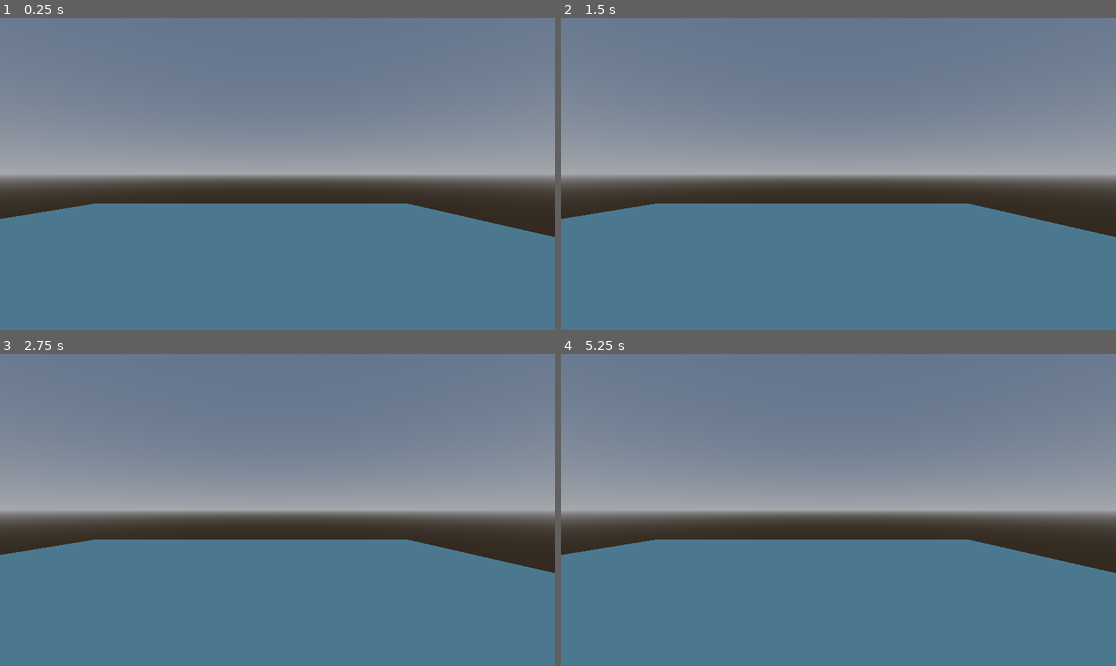
Above: before the commit, frames 1-4 (two rows, left to right).
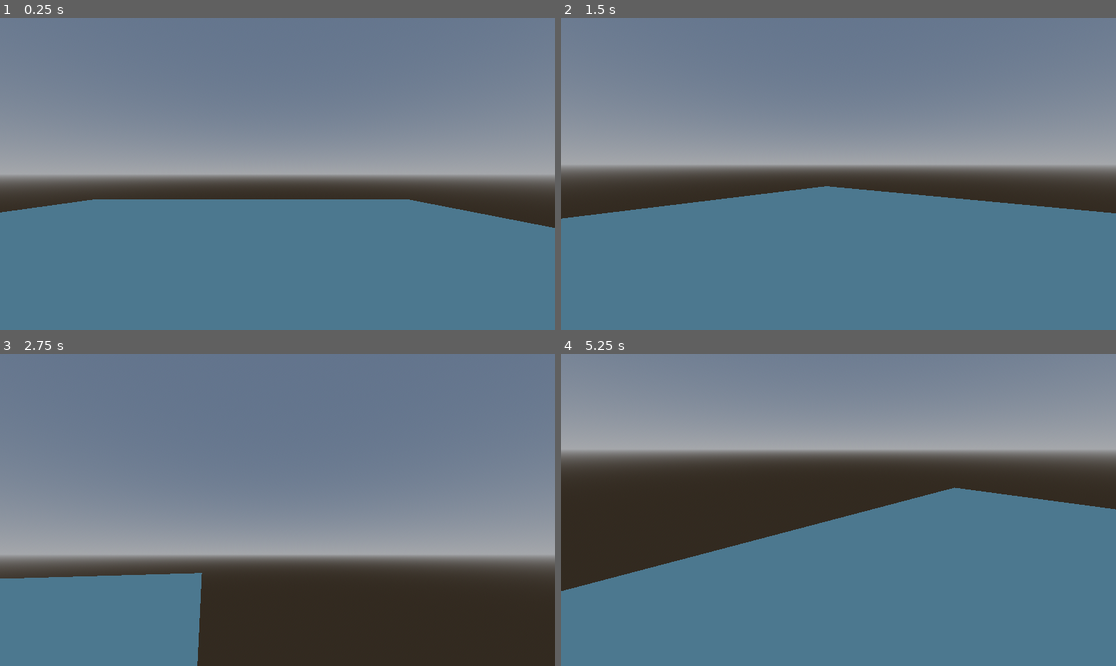
Above: after the commit, the same moments.

Repository: ThePeachyOne/GGJ2025
Game: Godot game, scene res://scenes/main.tscn
Two runs of this game, one before a commit and one after it. Both use one fixed random seed, a clock stepped at 60 frames per second and the inputs below.
Inputs (mouse positions are in pixels of both pictures, inside the frame that each line leads up to):
- Up to frame 1 (0.25 s): no input
- Up to frame 2 (1.5 s): tap Enter at 0.5 s; move the mouse to (960, 158) at 0.52 s; hold D (Walk_Right) 0.53-1.28 s; tap Space (Jump) at 0.77 s; move the mouse to (727, 189) at 1.27 s; hold S (Walk_Backwards) from 1.28 s (still down)
- Up to frame 3 (2.75 s): tap Space (Jump) at 1.52 s; move the mouse to (333, 441) at 2.02 s; release S (Walk_Backwards) at 2.03 s; hold D (Walk_Right) from 2.03 s (still down)
- Up to frame 4 (5.25 s): move the mouse to (810, 572) at 2.77 s; release D (Walk_Right) at 2.78 s; hold W (Walk_Forward) 2.78-3.53 s; tap Space (Jump) at 3.02, 3.77, 4.52 s; move the mouse to (1005, 556) at 3.52 s; hold A (Walk_Left) 3.53-5.03 s; tap Escape (Escape) at 4.15 s; move the mouse to (672, 463) at 4.27 s; move the mouse to (866, 510) at 5.02 s; hold S (Walk_Backwards) from 5.03 s (still down)

The runs differ from the first frame. In frame 1, 1.6% of the frame differs, in the area x 0-100%, y 58-71%; in frame 2, 9.0%; in frame 3, 46%, in the area x 0-100%, y 40-100%; in frame 4, 43%.
Error before the commit: Parse Error: Expected indented block after "if" block. (res://scripts/player.gd:59)

Commit message:
fixed playa

Diff:
--- a/bubblequest/scenes/player.tscn
+++ b/bubblequest/scenes/player.tscn
@@ -1,6 +1,7 @@
-[gd_scene load_steps=4 format=3 uid="uid://dpsy06y08shnc"]
+[gd_scene load_steps=5 format=3 uid="uid://dpsy06y08shnc"]
 
 [ext_resource type="Script" path="res://scripts/player.gd" id="1_ia6qt"]
+[ext_resource type="Script" path="res://DogsToolkit/BaseMenu.gd" id="2_pm1x2"]
 
 [sub_resource type="CapsuleShape3D" id="CapsuleShape3D_xf067"]
 
@@ -8,7 +9,6 @@
 
 [node name="player_root" type="CharacterBody3D"]
 script = ExtResource("1_ia6qt")
-ROTATE_ADJUST = null
 
 [node name="CollisionShape3D" type="CollisionShape3D" parent="."]
 shape = SubResource("CapsuleShape3D_xf067")
@@ -18,3 +18,16 @@
 
 [node name="Camera3D" type="Camera3D" parent="."]
 transform = Transform3D(1, 0, 0, 0, 1, 0, 0, 0, 1, 0, 0.619315, 0)
+
+[node name="BaseMenu" type="Control" parent="."]
+process_mode = 2
+visible = false
+layout_mode = 3
+anchors_preset = 15
+anchor_right = 1.0
+anchor_bottom = 1.0
+offset_right = -1112.0
+offset_bottom = -608.0
+script = ExtResource("2_pm1x2")
+MenuStyle = 1
+PauseUseNextAsMain = true
--- a/bubblequest/scripts/player.gd
+++ b/bubblequest/scripts/player.gd
@@ -29,9 +29,9 @@
 				transform.basis = Basis() # reset rotation
 				rotate_object_local(Vector3(0, 1, 0), -rot_y) #Always gonna be the global y axis.
 				rotate_object_local(Vector3(1, 0, 0), -rot_x)
-		"InputEventKey":
-			if Input.is_action_just_pressed("Escape"):
-				get_tree().quit()
+		#"InputEventKey":
+			#if Input.is_action_just_pressed("Escape"):
+			#	get_tree().quit()
 
 
 
@@ -56,7 +56,7 @@
 		velocity.x = move_toward(velocity.x, 0, SPEED)
 		velocity.z = move_toward(velocity.z, 0, SPEED)
 
-	if velocity != 0:
+	#if velocity != 0:
 		#if
 
 	move_and_slide()
